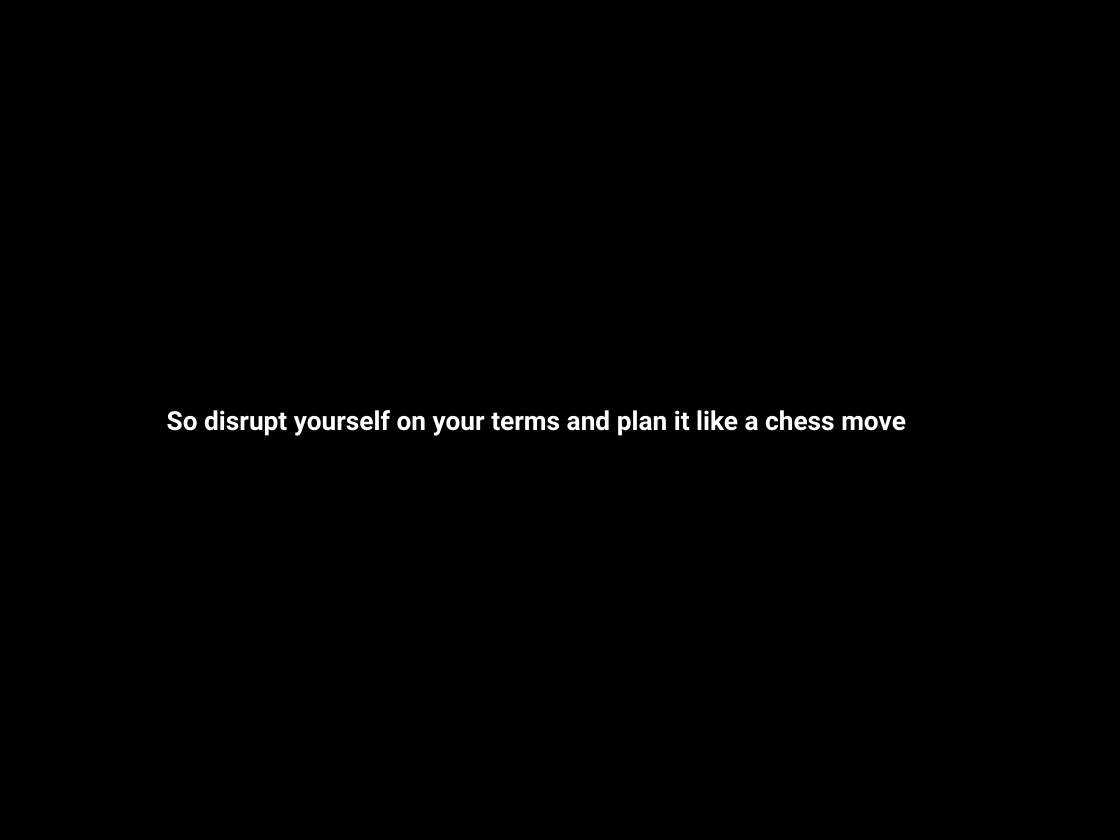
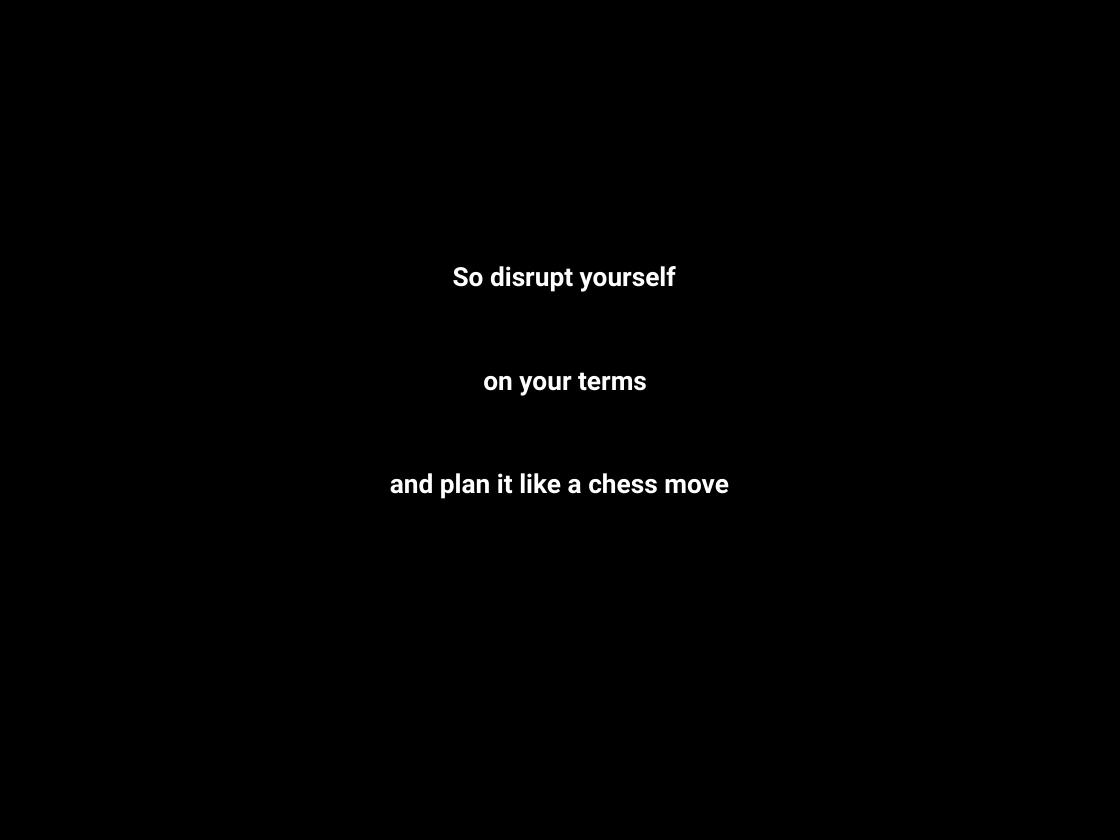
Before and after one commit to digitalbias/digitalbias.github.io, a slide deck: slide 27 of files/next_move.pptx (slide 26 before the commit). Drawn at 1120x840 pixels with LibreOffice and Linux fonts; fonts in the diff are those of the drawing; background and template pictures are left out. Boxes give left, top, right and bottom in pixels: in the first picture for what was removed or moved away, otherwise in the second. Text is boxed around its words. In the diff, an @@ line names an element or a change of style, - is before the commit and + after.

Commit message:
updated next move slides

```diff
--- a/files/next_move.pptx
+++ b/files/next_move.pptx
@@ text added at [453,266,676,292], 24 pt, text #FFFFFF, bold @@
+So disrupt yourself
@@ text added at [483,372,647,396], 24 pt, text #FFFFFF, bold @@
+on your terms
@@ text at [390,473,729,499]: text changed @@
-So disrupt yourself on your terms and plan it like a chess move
+and plan it like a chess move
```
Also in this commit, not shown: 3 other slides changed, 3 slides added, 1 slide removed, 1 other file.
